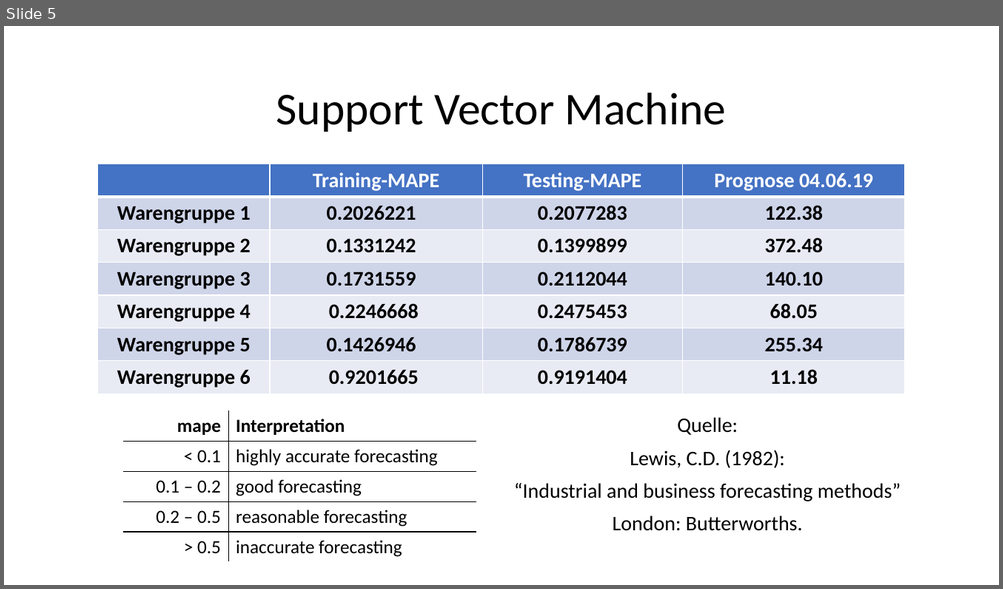
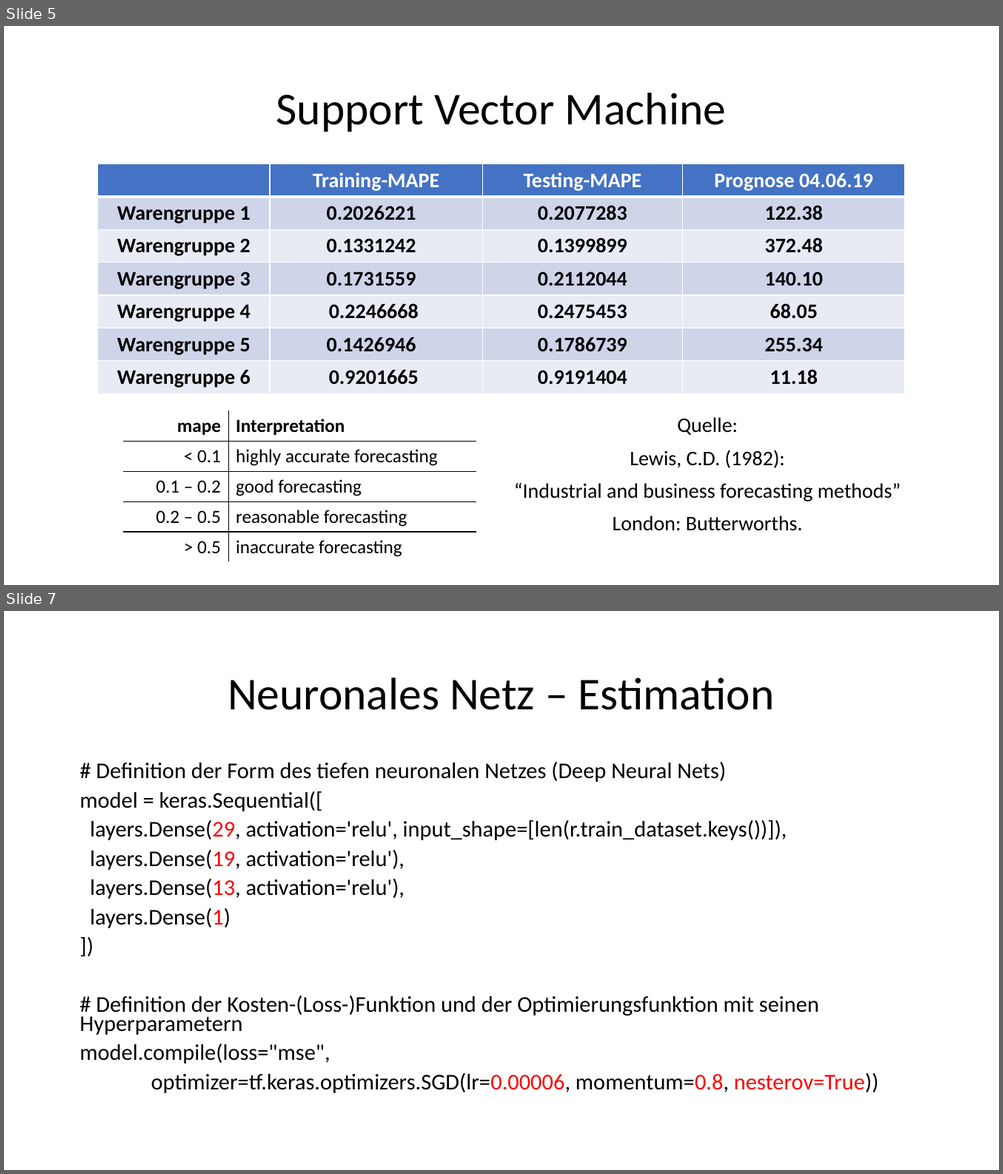
Before and after one commit to groenerfelix/opencampus, a slide deck: Abschlusspräsentation.pptx. Shown one above the other, each under a label of ours: slide 5 before the commit, slides 5 and 7 after it; the slides between them are not shown. The pictures are 1003x589 and 1003x1174 pixels, drawn with LibreOffice and Linux fonts; fonts in the diff are those of the drawing. Boxes give left, top, right and bottom in pixels: in the first picture for what was removed or moved away, otherwise in the second. Text is boxed around its words. In the diff, an @@ line names an element or a change of style, - is before the commit and + after.

```diff
--- a/Abschlusspräsentation.pptx
+++ b/Abschlusspräsentation.pptx
@@ slide 7 added at (4, 611, 999, 1170), background #FFFFFF @@
@@ title added at (227, 678, 774, 710), 44 pt, text #000000 @@
+Neuronales Netz – Estimation
@@ text added at (79, 762, 879, 1093), 21.7 pt, text #000000 @@
+# Definition der Form des tiefen neuronalen Netzes (Deep Neural Nets)
+model = keras.Sequential([
+layers.Dense(29, activation='relu', input_shape=[len(r.train_dataset.keys())]),
+layers.Dense(19, activation='relu'),
+layers.Dense(13, activation='relu'),
+layers.Dense(1)
+])
+# Definition der Kosten-(Loss-)Funktion und der Optimierungsfunktion mit seinen Hyperparametern
+model.compile(loss="mse",
+optimizer=tf.keras.optimizers.SGD(lr=0.00006, momentum=0.8, nesterov=True))
```
Also in this commit, not shown: 2 other slides added, 12 other files.
